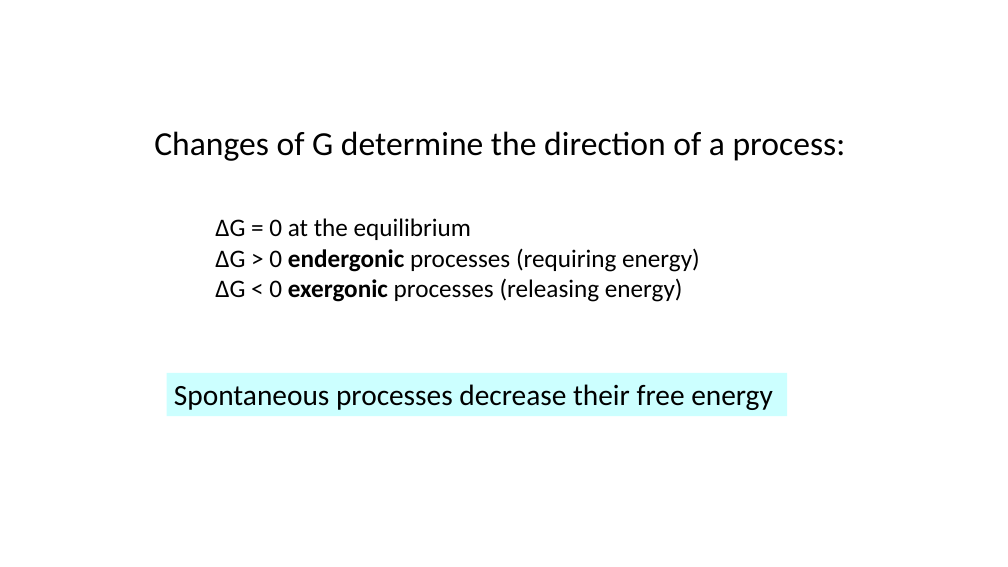
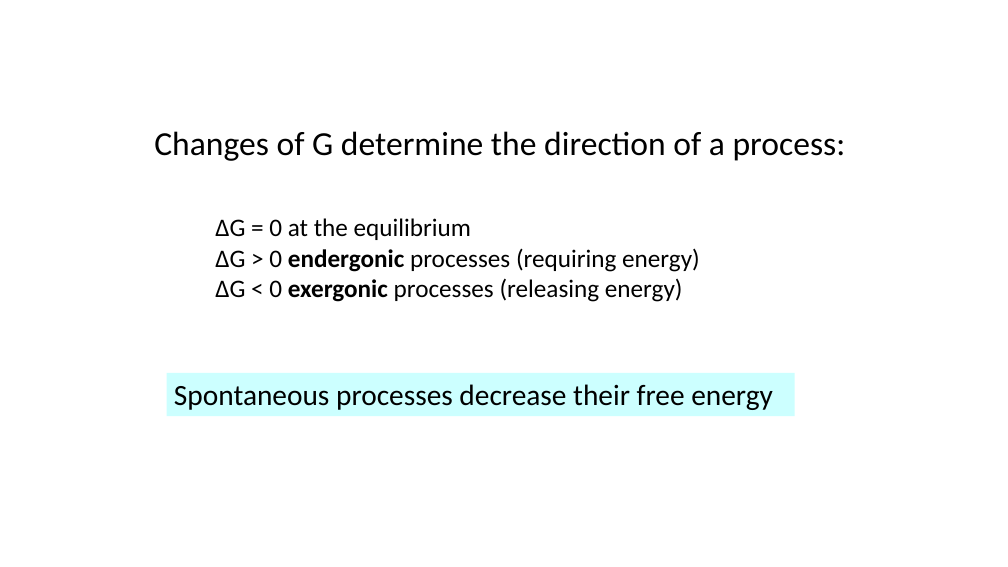
Before and after one commit to Protein-Interactions/protein_interactions, a slide deck: slide 13 of presentations/2-forces_at_play_in_protein_interactions-2021.pptx (slide 14 before the commit). Drawn at 1008x567 pixels with LibreOffice and Linux fonts; fonts in the diff are those of the drawing. Boxes give left, top, right and bottom in pixels: in the first picture for what was removed or moved away, otherwise in the second. Text is boxed around its words. In the diff, an @@ line names an element or a change of style, - is before the commit and + after.

```diff
--- a/presentations/2-forces_at_play_in_protein_interactions-2021.pptx
+++ b/presentations/2-forces_at_play_in_protein_interactions-2021.pptx
@@ rectangle "Spontaneous processes decrease their free ...": place and size @@
-rectangle "Spontaneous processes decrease their free ..." at <box>166,373,787,416</box>
+rectangle "Spontaneous processes decrease their free ..." at <box>166,373,795,416</box>
```
Also in this commit, not shown: 12 other slides changed, 1 slide added, 2 slides removed.
